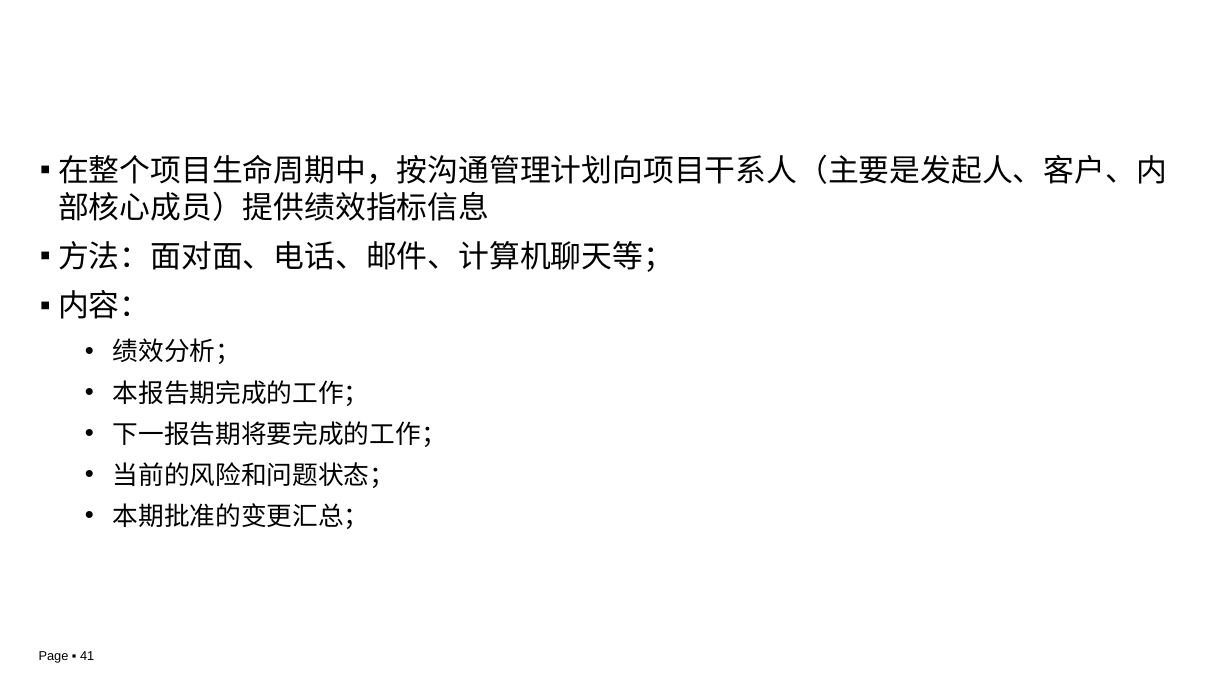
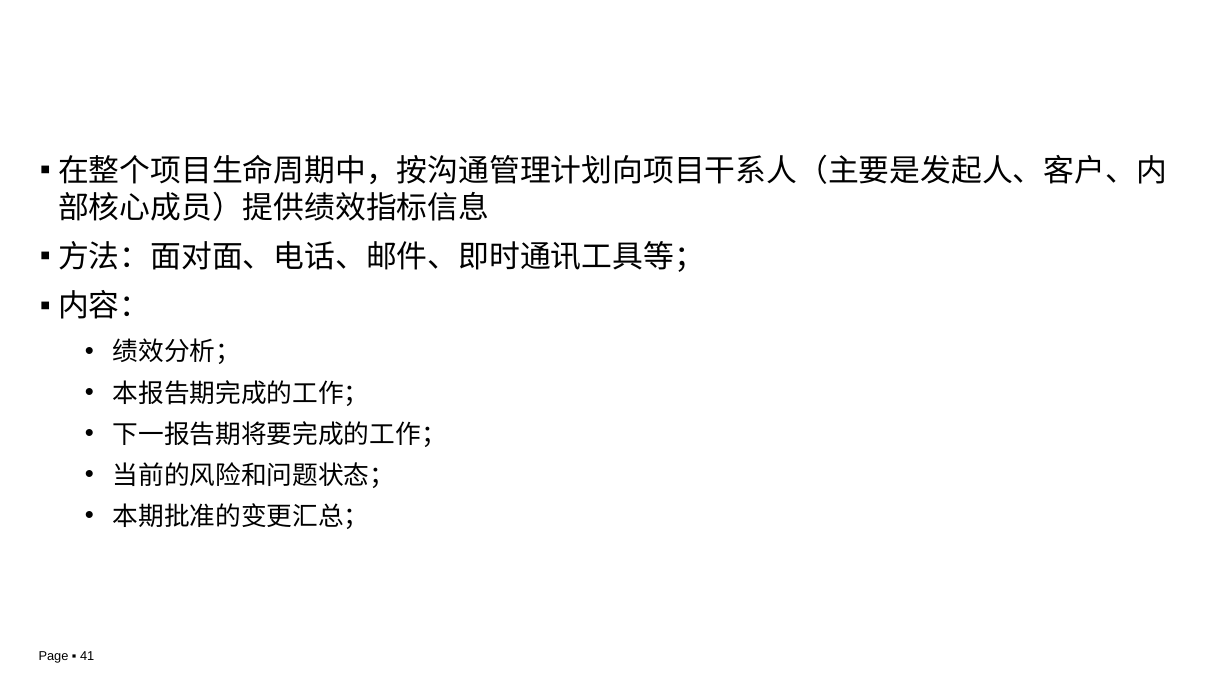
Before and after one commit to edu2act/course-IT-Project-Management, a slide deck: slide 41 of materials/slides/ch04.pptx. Drawn at 1232x693 pixels with LibreOffice and Linux fonts; fonts in the diff are those of the drawing; background and template pictures are left out. Boxes give left, top, right and bottom in pixels: in the first picture for what was removed or moved away, otherwise in the second. Text is boxed around its words. In the diff, an @@ line names an element or a change of style, - is before the commit and + after.

```diff
--- a/materials/slides/ch04.pptx
+++ b/materials/slides/ch04.pptx
@@ text at (58, 241, 705, 272): text changed @@
-▪ 方法：面对面、电话、邮件、计算机聊天等；
+▪ 方法：面对面、电话、邮件、即时通讯工具等；
```
Also in this commit, not shown: 7 other slides changed.
